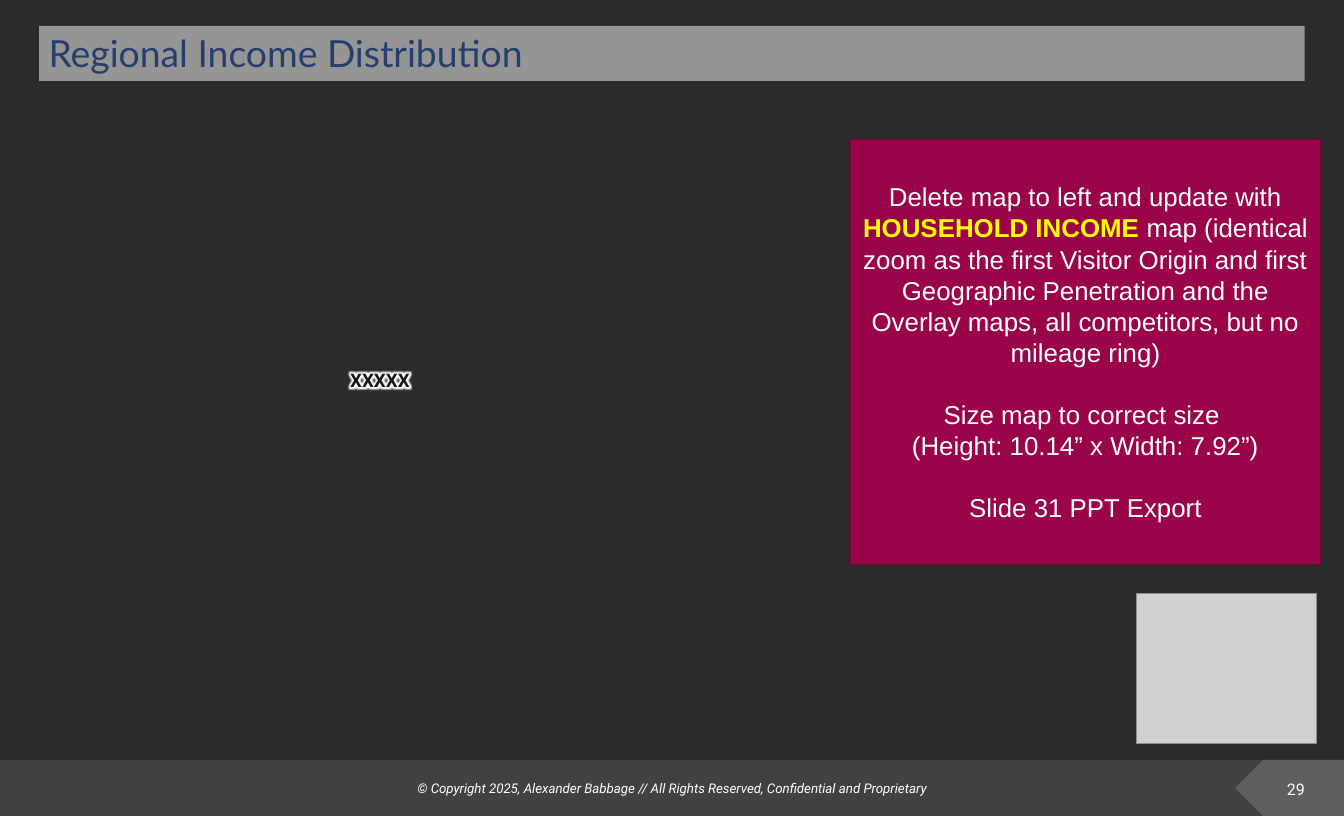
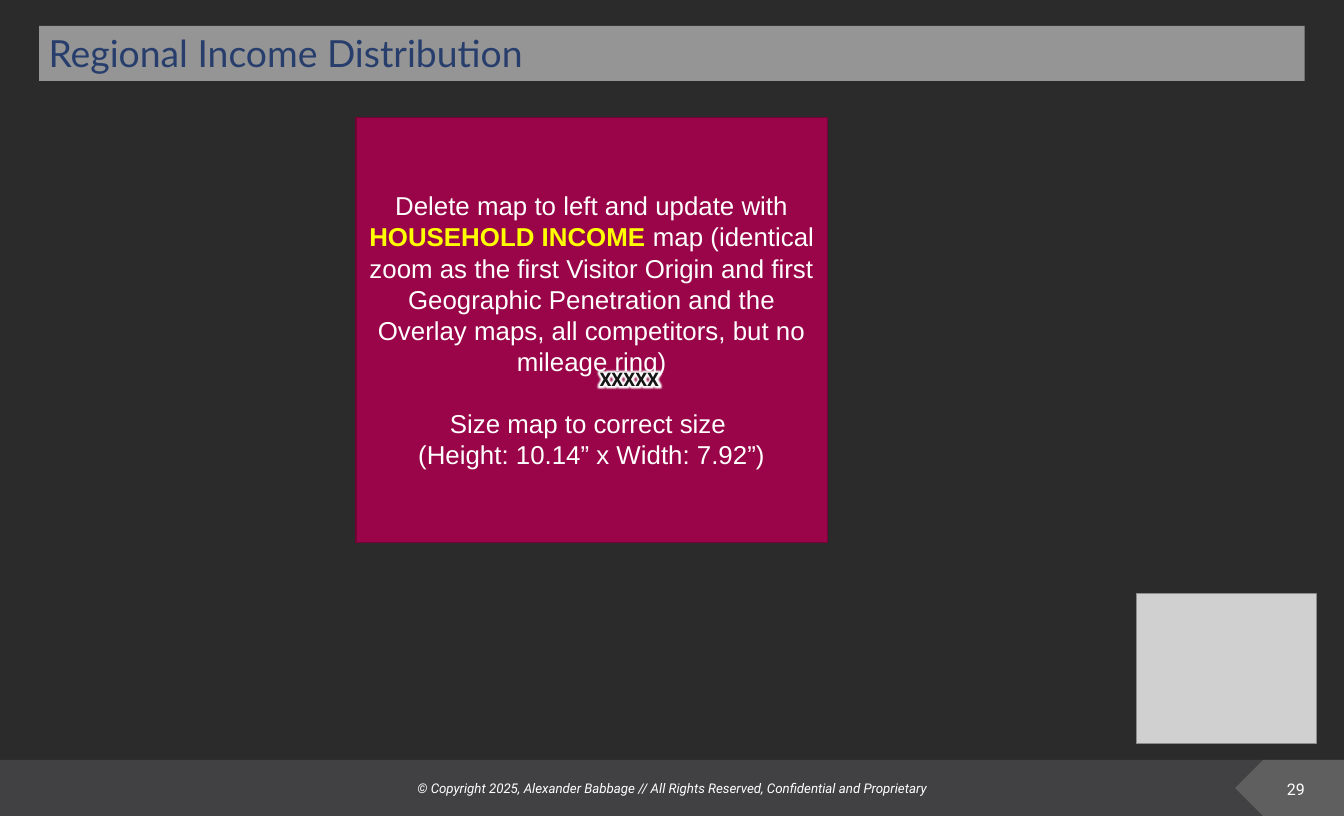
Before and after one commit to deeemdeeem/tt-report-automation, a slide deck: slide 29 of TT_report.pptx. Drawn at 1344x816 pixels with LibreOffice and Linux fonts; fonts in the diff are those of the drawing; grey boxes stand for pictures; background and template pictures are left out; a plain dark background stands for a picture behind light text. Boxes give left, top, right and bottom in pixels: in the first picture for what was removed or moved away, otherwise in the second. Text is boxed around its words. In the diff, an @@ line names an element or a change of style, - is before the commit and + after.

```diff
--- a/TT_report.pptx
+++ b/TT_report.pptx
@@ rectangle "Delete map to left and ...": place and size @@
-rectangle "Delete map to left and ..." at <box>850,139,1321,564</box>
+rectangle "Delete map to left and ..." at <box>356,117,828,542</box>
@@ text removed at <box>1019,200,1344,641</box> @@
-› …
@@ text "XXXXX": place and size @@
-text "XXXXX" at <box>350,370,409,393</box>
+text "XXXXX" at <box>600,369,659,392</box>
@@ text "XXXXX" at <box>600,369,659,392</box>: alignment left to right @@
@@ text in rectangle at <box>969,498,1202,523</box>: paragraph removed @@
-Slide 31 PPT Export
```
Also in this commit, not shown: 3 other slides changed, 4 other files.
